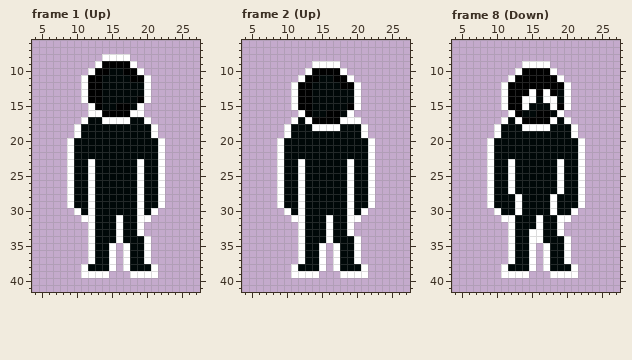
One commit to this pixel-art file: Extras/Player.aseprite. The picture above was drawn from the file before the commit.
32x48 pixels, 24 frames. Shown: frame 1 (Up): x 4..27, y 6..41; frame 2 (Up): x 4..27, y 6..41; frame 8 (Down): x 4..27, y 6..41. The commit also changed other frames, which this record leaves out.
New version:
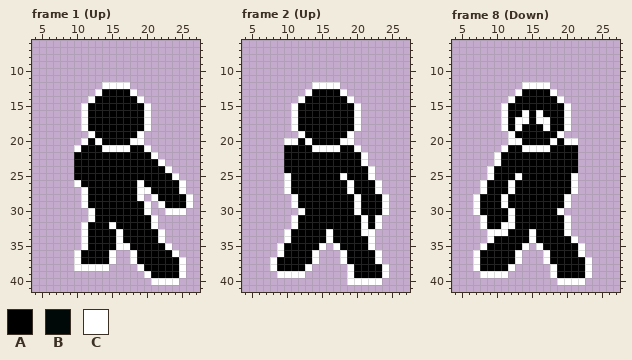
Palette (. is transparent): A #000000  B #000808  C #ffffff
The exact change:
layer "idle" now hidden
layer "melee_1" added
Changed rows in their new state; - is an unchanged pixel.
Frame 1 (Up):
first column x 9:
 8 -----....---------
 9 ----......--------
10 ---........-------
11 --..........------
12 --...CCCC...------
13 --..CAAAAC..------
14 --.C-AAAAAC.------
15 --CA-AA--AAC------
16 --CAA----AAC------
17 ---AAAAAAAA-------
18 -.CAAAAAAAAC.-----
19 -..CAAAAAAC..-----
20 ..CACAAAACC...----
21 .CAAACCCCAAC..----
22 .AAAAAAAAAAAC.----
23 .AAAAAAAAAAAA-----
24 .AAAAAAAAAAAAAC---
25 .AAAAAAAAAAAAAAC--
26 .CAAAAAAAA-AAAAAC-
27 ..CAAAAAAA-CAAAAC-
28 ..CAAAAAAA-.CAAAAC
29 ..CAAAAAAAAC.-AAAC
30 -..-AAAAAAAC.-CCC-
31 --.-AAAAAAAAC-----
32 --CAAACAAAAAC-----
33 --CAAAA-AAAAAC----
34 --CAAAA-AAAAAC----
35 --CAAAAC-AAAAAC---
36 -CAAAA--.CAAAAAC--
37 -CAAAA--.CAAAAAAC-
38 -C-CCC.-..CAAAAAC-
39 --....---..-AAAAC-
40 ------------CCCC--
Frame 2 (Up):
first column x 8:
 9 ------....-------
10 -----......------
11 ----........-----
12 ---...CCCC...----
13 ---..CAAAAC..----
14 ---.C-AAAAAC.----
15 ------AAAAA------
16 ---CA-AA--AAC----
17 ----AA----AA-----
18 --.CAAAAAAAAC.---
19 --..CAAAAAAC..---
20 -.CCACAAAACC...--
21 -.AAAACCCCAAC..--
22 -.AAAAAAAAAAAC.--
23 -.AAAAAAAAAAAC.--
24 -.AAAAAAAAAAAA---
25 -.CAAAAAAACAAA---
26 -.CAAAAAAAA-AAAC-
27 -.CAAAAAAAA-AAAC-
28 -..CAAAAAAAACAAAC
29 -..CAAAAAAAACAAAC
30 --..-AAAAAAACAAAC
31 ----AAAAAAAAACAC-
32 ---CAAAAAAAAACAC-
33 --CAAAAA-AAAACC--
34 --CAAAAA-AAAAAC--
35 -CAAAAA---AAAAC--
36 -CAAAAC.-.CAAAAC-
37 CAAAAAC.-.CAAAAC-
38 CAAAAC..-..CAAAAC
39 -CC--..---.-AAAAC
40 -----------CCCCC-
Frame 8 (Down):
first column x 7:
 9 -------....------
10 ------......-----
11 -----........----
12 ----...CCCC...---
13 ----..C-A-AC..---
14 ----.C-AAAAAC.---
15 -------AAAAA-----
16 ----CA-CAC-AAC---
17 -----A-C-CCAA----
18 ---.CACAAA-AAC.--
19 ---..CAAAAAAC..--
20 --...CCAAAACACC.-
21 --..CAACCCCAAAA.-
22 --.CAAAAAAAAAAA.-
23 --.CAAAAAAAAAAA.-
24 ---AAAAAAAAAAAA.-
25 ---AAACAAAAAAAC.-
26 -CAAA-AAAAAAAAC.-
27 -CAAA-AAAAAAAAC.-
28 CAAACAAAAAAAAC..-
29 CAAACAAAAAAAAC..-
30 CAAAACAAAAAAC..--
31 -CAAA-AAAAAAA----
32 -CAAC-AAAAAAAC---
33 --CCCAAA-AAAAC---
34 --CAAAAA-AAAAAC--
35 -CAAAAAC.CAAAAAC-
36 CAAAAAC..--AAAAC-
37 CAAAAAC..--AAAAAC
38 CAAAAC...-.CAAAAC
39 -CCC-...----AAAAC
40 ------------CCCC-
Where, in picture pixels (left, top, right, bottom), the same in both pictures:
changed: (67, 54, 193, 285)
changed: (270, 61, 389, 285)
changed: (473, 61, 592, 285)
